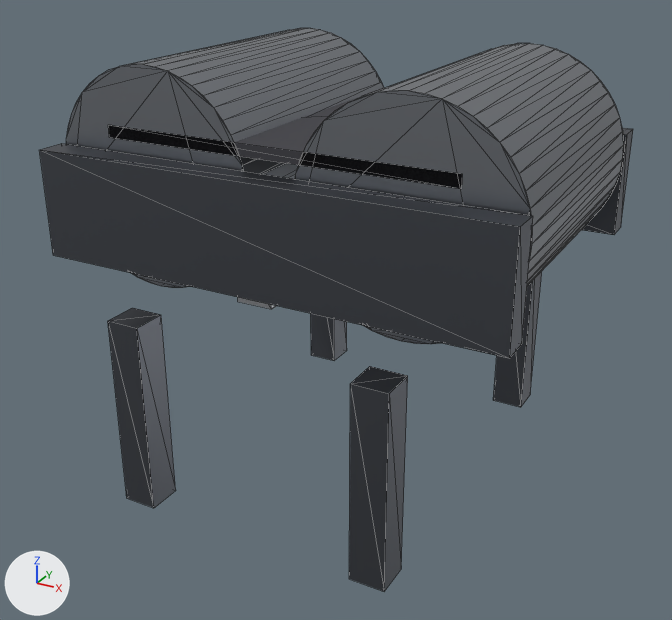
Renders of the glTF model services/model-svc/assets/glb/transfer-conveyor.glb from each side of a commit.
Rendered twice from a 50 mm lens placed at (0.726, -1.367, 0.955), pointed at (-0.004, -0.039, 0.291). The axes (+X, +Y, +Z) are drawn at lower left. The lights are the same throughout. The first picture is the older version. Mesh edges are drawn as thin lines. Vertices at exactly the same position are counted once.

Script lines for the objects in view, before the commit:
```python
me_cube = bpy.data.meshes.new('Cube')
me_cube.from_pydata(...)  # 256 vertices, 472 faces; spans x -0.4..0.4, y -0.35..0.35, z 0.0..0.73
me_cube.materials.append(mat_metal_dark)  # dark grey #61656c
me_cube.materials.append(mat_metal_dark_001)  # dark grey #61656c
me_cube.materials.append(mat_aluminum)  # light grey #c4c7cb
me_cube.materials.append(mat_metal_mid)  # grey #90959b
me_cube.materials.append(mat_metal_mid_001)  # grey #90959b
me_cube.materials.append(mat_dark_rubber)  # dark grey #3f3f45
me_cube.materials.append(mat_metal_dark_002)  # dark grey #61656c
me_cube.materials.append(mat_metal_dark_003)  # dark grey #61656c
me_cube.materials.append(mat_metal_dark_004)  # dark grey #61656c
me_cube.materials.append(mat_metal_dark_005)  # dark grey #61656c
ob_transfer_conveyor = bpy.data.objects.new('transfer-conveyor', me_cube)
ob_transfer_conveyor.location = (0.0, 0.0, 0.0)
```
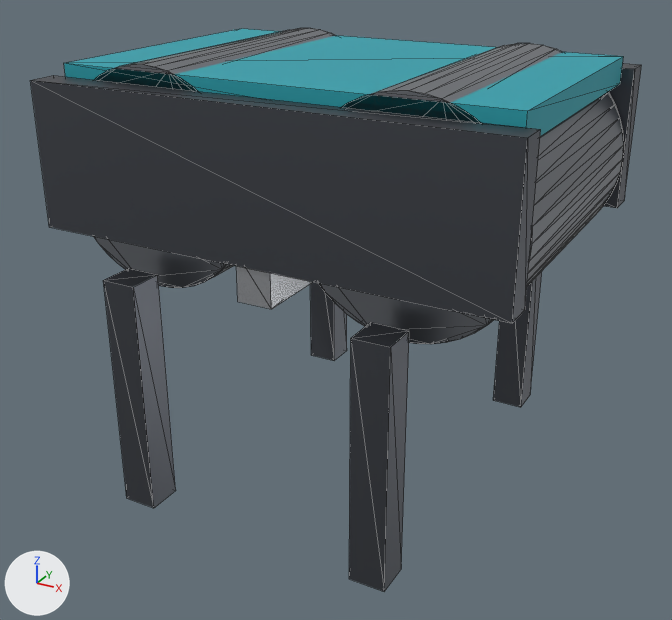
Where the change shows, as pixel boxes [x1, y1, x2, y2] in the pictures (672 x 620 px; the box of a moved part takes in the faces that stretch with it):
'transfer-conveyor', reshaped
    before: [40, 28, 633, 591]
    after: [30, 28, 641, 591]
part 1 of me_cube, moved or reshaped
    before: [40, 128, 633, 578]
    after: [30, 63, 641, 578]
part 2 of me_cube, recoloured
    before: [108, 88, 463, 189]
    after: [64, 29, 623, 136]

The change in detail:
Material 'food_belt' (mat_food_belt) is new.
Its base color is (0.02, 0.36, 0.43) (cyan #27a2af).
Its metallic is 0.02.
Its roughness is 0.64.
me_cube is used by ob_transfer_conveyor; location (0.0, 0.0, 0.0).
me_cube had 256 vertices, 472 faces and spanned x -0.4..0.4, y -0.35..0.35, z 0.0..0.73.
me_cube now has 264 vertices, 484 faces and spans x -0.4..0.4, y -0.35..0.35, z 0.0..0.73.
Part 1, on me_cube:
16 vertices in x -0.25..0.25, y -0.35..0.35, z 0.34 move by (0.0, 0.0, 0.07).
8 vertices in x -0.4..0.4, y -0.305..0.305, z 0.41 move by (0.0, 0.0, 0.05).
8 vertices in x -0.4..0.4, y -0.305..0.305, z 0.59 move by (0.0, 0.0, 0.11).
8 vertices move from x -0.3..0.3, y -0.25..0.25, z 0.61..0.63 to x -0.38..0.38, y -0.25..0.25, z 0.675..0.72.
me_cube part 2: 12 faces spanning x -0.38..0.38, y -0.25..0.25, z 0.675..0.72 switch from mat_dark_rubber (dark grey #3f3f45) to mat_food_belt (cyan #27a2af).
Other edits to the shape of me_cube do not show in these pictures.
